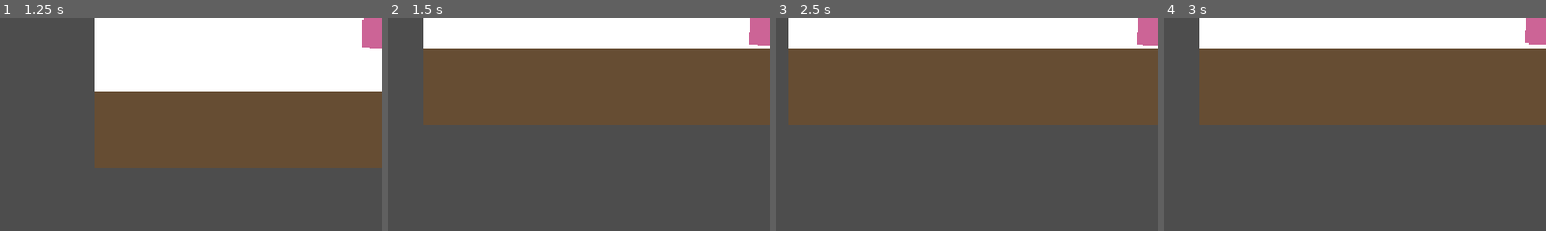
Above: before the commit, frames 1-4 (left to right).
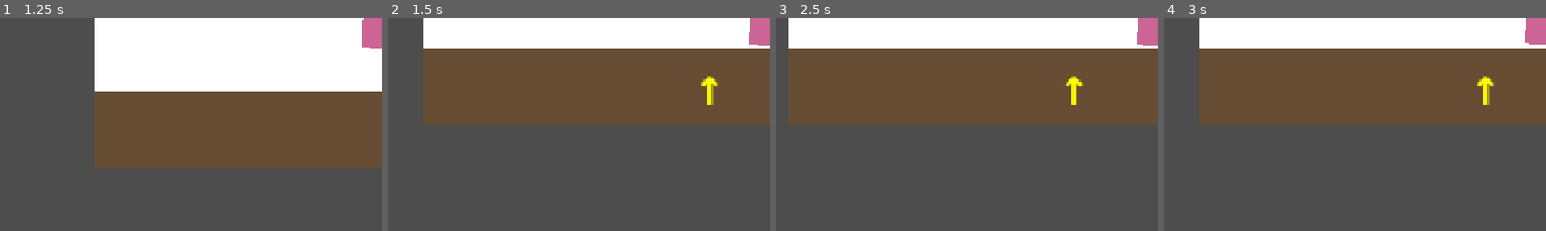
Above: after the commit, the same moments.

Repository: lasse-byte/anniversary-game
Game: Godot game, scene res://main.tscn
Same seed, same stepped clock (60 frames per second), same inputs: the game is played once before the commit and once after it.
Inputs:
- Up to frame 1 (1.25 s): tap Enter (ui_accept) at 0.5, 0.77 s; hold D (move_right) from 0.53 s (still down)
- Up to frame 2 (1.5 s): keep holding D (move_right)
- Up to frame 3 (2.5 s): tap Enter (ui_accept) at 1.52 s; release D (move_right) at 2.03 s; hold A (move_left) from 2.03 s (still down)
- Up to frame 4 (3 s): release A (move_left) at 2.78 s; hold D (move_right) from 2.78 s (still down)
The pictures show only the part of the screen within x 0-50%, y 50-100%; the shares and areas given below are measured in that part.

Frame 1 is identical in both runs. In frame 2, 0.3% of the frame differs, in the area x 82-87%, y 27-41%; in frame 3, 0.3%; in frame 4, 0.3%.
Error after the commit: Invalid type in function 'add_nearby_frame' in base 'CharacterBody2D (player.gd)'. The Object-derived class of argument 1 (ColorRect (picture_frame.gd)) is not…

Commit message:
Fix detection area position - place on floor level where player walks
Co-authored-by: lasse-byte <257569380+lasse-byte@users.noreply.github.com>

Diff:
--- a/picture_frame.gd
+++ b/picture_frame.gd
@@ -59,13 +59,13 @@
 	if up_arrow:
 		up_arrow.offset_left = size.x / 2 - 20
 		up_arrow.offset_right = size.x / 2 + 20
-		up_arrow.offset_top = size.y + 10
-		up_arrow.offset_bottom = size.y + 40
+		up_arrow.offset_top = size.y + 488
+		up_arrow.offset_bottom = size.y + 518
 
 	var detection_area = $DetectionArea
 	if detection_area:
 		detection_area.position.x = size.x / 2
-		detection_area.position.y = size.y + 20
+		detection_area.position.y = 488 + 20  # Position on floor level
 
 func _on_detection_area_body_entered(body):
 	if body.name == "Player":
--- a/picture_frame.tscn
+++ b/picture_frame.tscn
@@ -44,7 +44,7 @@
 vertical_alignment = 1
 
 [node name="DetectionArea" type="Area2D" parent="."]
-position = Vector2(60, 180)
+position = Vector2(60, 488)
 collision_layer = 2
 collision_mask = 1
 
@@ -54,9 +54,9 @@
 [node name="UpArrow" type="Label" parent="."]
 visible = false
 offset_left = 40.0
-offset_top = 170.0
+offset_top = 488.0
 offset_right = 80.0
-offset_bottom = 200.0
+offset_bottom = 518.0
 theme_override_colors/font_color = Color(1, 1, 0, 1)
 theme_override_font_sizes/font_size = 32
 text = "↑"
